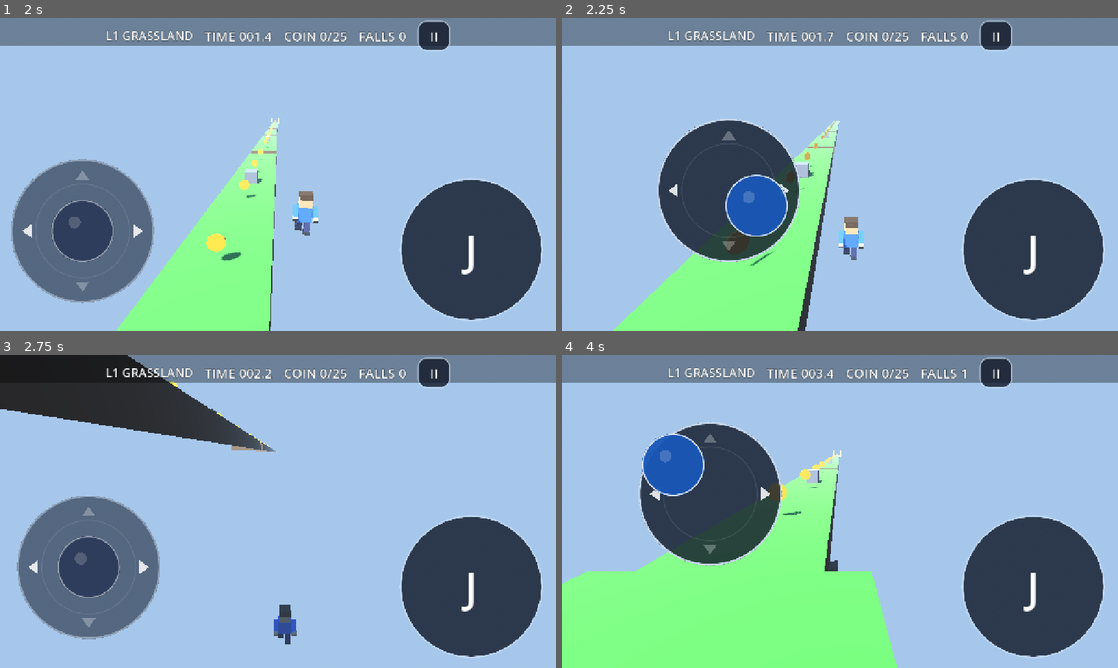
Above: before the commit, frames 1-4 (two rows, left to right).
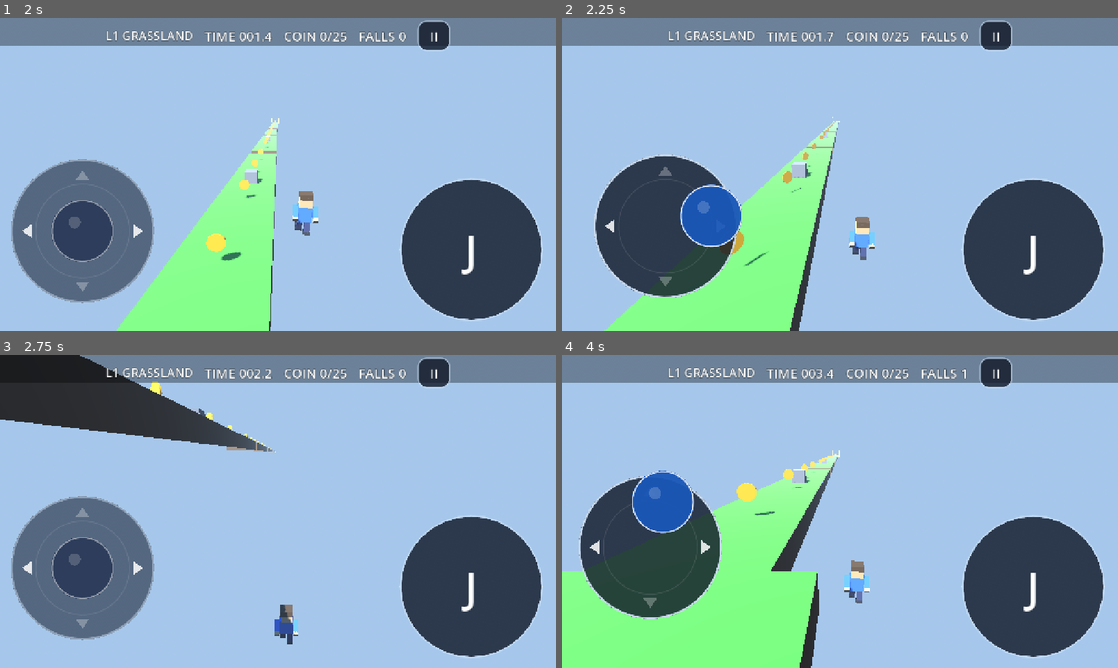
Above: after the commit, the same moments.

Repository: cykgames/001-parkour
Game: Godot game, scene res://Main.tscn
The game is run twice, just before and just after one commit, with the same random seed, the same clock (stepped at 60 frames per second) and the same inputs. Sound files missing from this copy of the repository are replaced by a short silence.
Inputs (mouse positions are in pixels of both pictures, inside the frame that each line leads up to):
- Up to frame 1 (2 s): click "START" at 0.5 s; move the mouse to (400, 158) at 1.27 s; hold Right (move_right) from 1.28 s (still down); tap Space (jump) at 1.35, 1.52, 1.82 s; click (400, 158) at 1.42 s
- Up to frame 2 (2.25 s): release Right (move_right) at 2 s; drag from (728, 190) to (812, 237) at 2.02 s
- Up to frame 3 (2.75 s): no input
- Up to frame 4 (4 s): move the mouse to (895, 442) at 2.77 s; hold Right (move_right) 2.78-3.5 s; tap Space (jump) at 2.85 s; click (895, 442) at 2.92 s; drag from (812, 574) to (673, 464) at 3.52 s

Frame 1 is identical in both runs. In frame 2, 15% of the frame differs, in the area x 5-57%, y 31-100%; in frame 3, 4.7%; in frame 4, 21%, in the area x 0-61%, y 21-100%.

Commit message:
HUD v7: anchor joystick disc near home, no finger-chasing
Disc stays at home (lean <= MAX_DRIFT=0.30R) instead of roaming after the finger. Knob pins at rim beyond reach so steering keeps full magnitude when the thumb leaves the pad. press_at no longer teleports. 1.5x hit areas kept. Unit test + headless regression + rendered wide-drag proof.

Diff:
--- a/HUD.gd
+++ b/HUD.gd
@@ -124,8 +124,9 @@
 	_pause_button.pressed.connect(toggle_pause)
 	bar.add_child(_pause_button)
 
-	# Floating joystick (bottom-left zone): swipe anywhere in the zone to
-	# strafe. Full Vector2 output; Player consumes .x now, .y is reserved
+	# Anchored joystick (bottom-left zone): swipe anywhere in the zone to
+	# strafe; the disc stays near home and only leans a little when the thumb
+	# goes wide. Full Vector2 output; Player consumes .x now, .y is reserved
 	# for a future forward/back axis. Added before the center buttons so
 	# START/RESTART stay on top where rects overlap on short viewports.
 	_joy = Joystick.new()
@@ -248,9 +249,10 @@
 
 ## Joystick touch routing. The disc is MOUSE_FILTER_IGNORE, so presses/drags
 ## over it fall through to here; this tracks the finger ANYWHERE on screen
-## (the disc follows it), which _gui_input could not guarantee once the thumb
-## left the zone. The jump key is a real JumpButton handled by the GUI, so it
-## never reaches here. emulate_touch_from_mouse makes this work on desktop too.
+## (the disc stays anchored near home while steering follows the finger), which
+## _gui_input could not guarantee once the thumb left the zone. The jump key is
+## a real JumpButton handled by the GUI, so it never reaches here.
+## emulate_touch_from_mouse makes this work on desktop too.
 func _unhandled_input(event: InputEvent) -> void:
 	if paused or finished:
 		return
--- a/Joystick.gd
+++ b/Joystick.gd
@@ -1,11 +1,14 @@
 class_name Joystick
 extends Control
-## Floating virtual joystick disc. HUD drives it from _unhandled_input so the
+## Anchored virtual joystick disc. HUD drives it from _unhandled_input so the
 ## finger is tracked ANYWHERE on screen and never lost when it leaves the zone.
 ## Touch in the bottom-left zone (or within GRAB_RADIUS of the disc) grabs it;
-## the disc re-centers under the finger, drag to steer, release to spring back.
-## When the finger outruns the knob's reach the WHOLE disc follows it, so
-## steering keeps full magnitude no matter how far the thumb travels.
+## drag to steer, release to spring back home.
+## The disc STAYS near home_center -- it does NOT chase the finger. While the
+## finger is within knob reach the knob tracks it 1:1; beyond reach the knob
+## pins at the rim pointing at the finger (full magnitude, so steering still
+## works when the thumb accidentally leaves the pad) and the disc leans toward
+## the finger by at most MAX_DRIFT (a small offset, never roaming the screen).
 ## Output is a FULL Vector2 (-1..1 per axis, radial deadzone):
 ##   x = strafe (consumed by Player.input_dir.x today)
 ##   y = reserved for a future forward/back axis (not consumed yet)
@@ -21,6 +24,10 @@
 ## Effective grab radius = 1.5x the drawn disc: control works even when the
 ## finger is outside the graphic (user request).
 const GRAB_RADIUS := RADIUS * 1.5
+## The disc is anchored near home. When the thumb outruns the knob's reach the
+## disc may lean toward it, but only up to this small offset -- it never chases
+## the finger across the screen (user: a little drift is fine, roaming is not).
+const MAX_DRIFT := RADIUS * 0.30
 
 var output := Vector2.ZERO
 var active := false
@@ -64,9 +71,7 @@
 func press_at(p: Vector2, index: int) -> void:
 	_touch = index
 	active = true
-	_center = p
-	_knob = Vector2.ZERO
-	output = Vector2.ZERO
+	_steer(p)
 	activated.emit()
 	queue_redraw()
 
@@ -74,19 +79,27 @@
 func drag_to(p: Vector2) -> void:
 	if not active:
 		return
-	var d := p - _center
+	_steer(p)
+	queue_redraw()
+
+
+## Anchored steering. Within knob reach the disc sits at home and the knob
+## tracks the finger 1:1. Beyond reach the knob pins at the rim pointing at the
+## finger (full magnitude -- control never drops when the thumb leaves the pad)
+## and the disc leans toward the finger by at most MAX_DRIFT, staying near home
+## instead of roaming after it.
+func _steer(p: Vector2) -> void:
+	var d := p - home_center
 	var dist := d.length()
-	if dist > KNOB_MAX:
-		# Finger outran the knob: slide the whole disc after it so the knob
-		# stays pinned at the rim and steering keeps full magnitude. This is
-		# the "follow" fix -- steering never drops when the thumb goes wide.
+	if dist <= KNOB_MAX:
+		_center = home_center
+		_knob = d
+	else:
 		var dir := d / dist
-		_center = p - dir * KNOB_MAX
+		var drift := minf(dist - KNOB_MAX, MAX_DRIFT)
+		_center = home_center + dir * drift
 		_knob = dir * KNOB_MAX
-	else:
-		_knob = d
 	output = compute_output(_knob)
-	queue_redraw()
 
 
 func force_release() -> void:
--- a/tools/shot_hud.gd
+++ b/tools/shot_hud.gd
@@ -1,6 +1,10 @@
 extends Node
-## Rendered UI proof: instances the REAL Main scene, captures idle /
-## deflected / released joystick frames to build/hud_joy_*.png.
+## Rendered UI proof: instances the REAL Main scene and drives the joystick via
+## the driven API (press_at/drag_to -- the disc is MOUSE_FILTER_IGNORE, HUD owns
+## touch routing). Captures idle / normal-deflection / WIDE-drag / released
+## frames to build/hud_joy_*.png. The WIDE frame proves the anchored fix: the
+## finger goes far beyond the zone but the disc stays near home (lean <=
+## MAX_DRIFT) while the knob pins at the rim and output stays full magnitude.
 ## Run (windowed): Godot... --path . --resolution 1280x720 res://tools/shot_hud.tscn
 
 var _main: Node
@@ -20,20 +24,22 @@
 	if _f == 20:
 		_snap("build/hud_joy_idle.png")
 	if _f == 25:
-		var down := InputEventScreenTouch.new()
-		down.index = 0
-		down.pressed = true
-		down.position = Vector2(190, 250)
-		joy._gui_input(down)
-		var drag := InputEventScreenDrag.new()
-		drag.index = 0
-		drag.position = Vector2(290, 220)
-		joy._gui_input(drag)
+		joy.press_at(Vector2(190, 250), 0)  # home -> activates + auto-starts
+		joy.drag_to(Vector2(290, 220))      # normal deflection within reach
 	if _f == 40:
 		_snap("build/hud_joy_active.png")
-	if _f == 55:
+	if _f == 45:
+		# WIDE: finger far right, well beyond the 600px zone. Disc must stay
+		# near home (lean caps at MAX_DRIFT), knob pinned right, output x=1.
+		joy.drag_to(Vector2(760, 250))
+	if _f == 60:
+		_snap("build/hud_joy_wide.png")
+		print("WIDE center=", joy.center(), " home=", joy.home_center,
+			" drift=", snappedf(joy.center().distance_to(joy.home_center), 0.1),
+			" MAX_DRIFT=", Joystick.MAX_DRIFT, " output=", joy.output)
+	if _f == 75:
 		joy.force_release()
-	if _f == 80:
+	if _f == 100:
 		_snap("build/hud_joy_released.png")
 		print("HUD_SHOTS_DONE")
 		get_tree().quit(0)
--- a/tools/test_joystick.gd
+++ b/tools/test_joystick.gd
@@ -43,11 +43,11 @@
 	_expect(_joy.can_activate(Vector2(260, 490)), "activate within 1.5R below disc (outside zone)")
 	_expect(not _joy.can_activate(Vector2(260, 520)), "no activate beyond 1.5R outside zone")
 
-	# press_at centers the disc under the finger.
+	# press at home: disc stays at home, zero output (no teleport).
 	_joy.press_at(Vector2(260, 250), 0)
 	_expect(_joy.active and _joy.touch_index() == 0, "press_at activates + tracks index")
 	_expect(_joy.output == Vector2.ZERO, "center press = zero output")
-	_expect(_joy.center().distance_to(Vector2(260, 250)) < 0.001, "disc centers under finger")
+	_expect(_joy.center().distance_to(Vector2(260, 250)) < 0.001, "disc at home on center press")
 
 	# drag within knob travel: disc stays, output scales.
 	_joy.drag_to(Vector2(368, 250))
@@ -58,22 +58,35 @@
 	_joy.drag_to(Vector2(260, 250))
 	_expect(_joy.output == Vector2.ZERO, "back to center = zero")
 
-	# FOLLOW: finger outruns the knob -> whole disc slides after it, output
-	# keeps full magnitude (the "steering never drops" fix).
-	_joy.drag_to(Vector2(600, 250))
-	_expect(absf(_joy.output.x - 1.0) < 0.001, "follow: far right still x=1")
-	_expect(_joy.center().distance_to(Vector2(492, 250)) < 0.001, "follow: disc moved after finger")
-	_joy.drag_to(Vector2(900, 250))
-	_expect(absf(_joy.output.x - 1.0) < 0.001, "follow: even farther still x=1")
-	_expect(_joy.center().distance_to(Vector2(792, 250)) < 0.001, "follow: disc keeps tracking")
+	# ANCHORED: finger outruns the knob -> steering keeps full magnitude, but
+	# the disc only leans a little (<= MAX_DRIFT) and stays near home; it must
+	# NOT chase the finger across the screen.
+	var home := Vector2(260, 250)
+	_joy.drag_to(Vector2(380, 250))  # 120px right: just past the 108 reach
+	_expect(absf(_joy.output.x - 1.0) < 0.001, "wide: just past reach still x=1")
+	_expect(_joy.center().distance_to(Vector2(272, 250)) < 0.001, "wide: small 12px lean")
+	_joy.drag_to(Vector2(600, 250))  # 340px right: lean caps at MAX_DRIFT
+	_expect(absf(_joy.output.x - 1.0) < 0.001, "wide: far right still x=1")
+	_expect(_joy.center().distance_to(home) <= Joystick.MAX_DRIFT + 0.001, "wide: disc within MAX_DRIFT of home")
+	_expect(_joy.center().distance_to(Vector2(260 + Joystick.MAX_DRIFT, 250)) < 0.001, "wide: lean capped at MAX_DRIFT")
+	_joy.drag_to(Vector2(900, 250))  # 640px right: disc must NOT keep tracking
+	_expect(absf(_joy.output.x - 1.0) < 0.001, "wide: even farther still x=1")
+	_expect(_joy.center().distance_to(Vector2(260 + Joystick.MAX_DRIFT, 250)) < 0.001, "anchored: disc does not chase finger")
 
 	# release zeroes output and clears the tracked index.
 	_joy.release_touch()
 	_expect(not _joy.active and _joy.output == Vector2.ZERO and _joy.touch_index() == -1, "release zeroes output")
 
-	# force_release (used on pause) clears a held stick.
-	_joy.press_at(Vector2(100, 100), 0)
-	_joy.drag_to(Vector2(208, 100))
+	# Far press does NOT teleport the disc: it stays near home, steering full.
+	_joy.press_at(Vector2(590, 470), 0)
+	_expect(_joy.center().distance_to(home) <= Joystick.MAX_DRIFT + 0.001, "far press: disc stays near home (no teleport)")
+	_expect(absf(_joy.output.length() - 1.0) < 0.001, "far press: full steering toward finger")
+	_joy.release_touch()
+
+	# force_release (used on pause) clears a held stick. Re-grab at home and
+	# drag right to full travel (anchored model: coords are home-relative).
+	_joy.press_at(Vector2(260, 250), 0)
+	_joy.drag_to(Vector2(368, 250))
 	_expect(_joy.active and absf(_joy.output.x - 1.0) < 0.001, "re-grab after release")
 	_joy.force_release()
 	_expect(not _joy.active and _joy.output == Vector2.ZERO, "force_release")
Not shown, changed: docs/W7_CHECKPOINT.md
